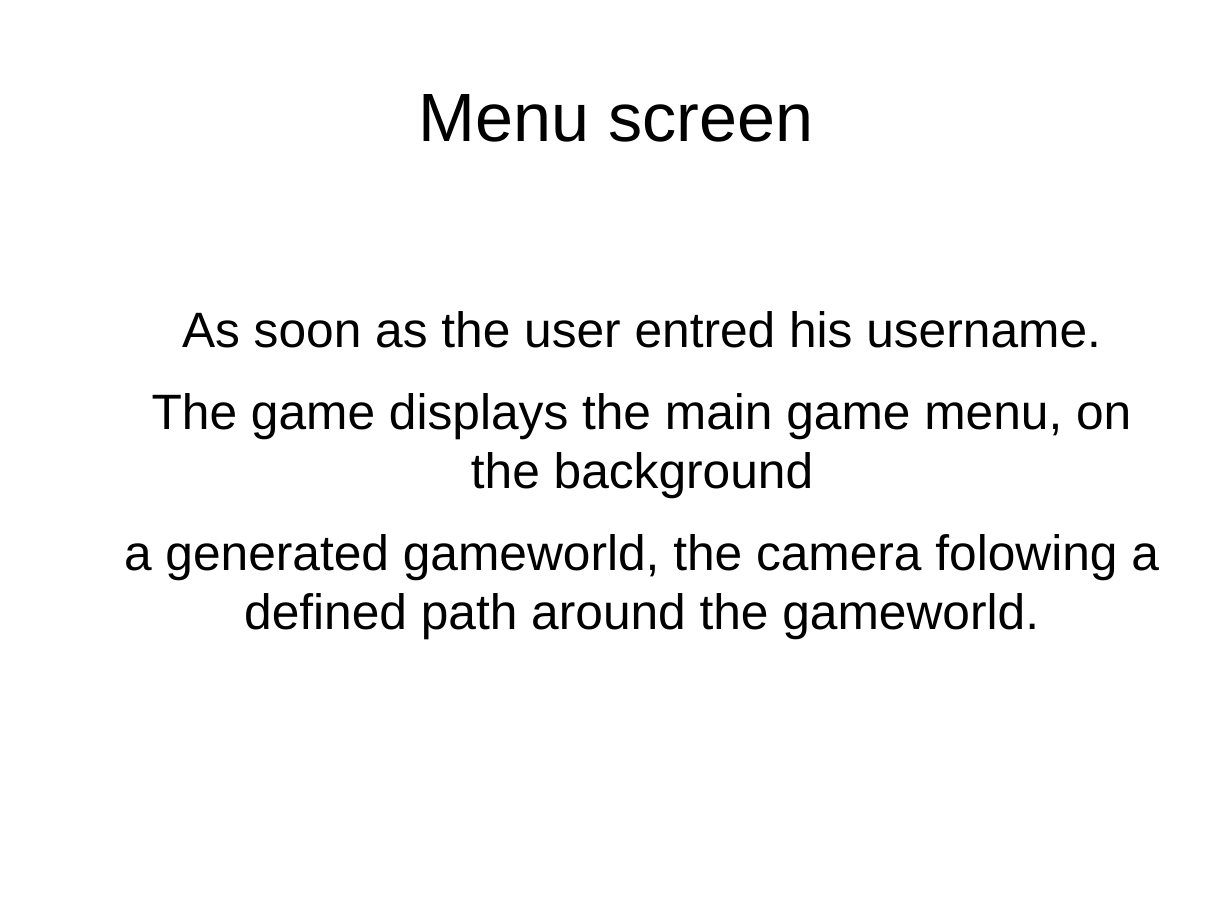
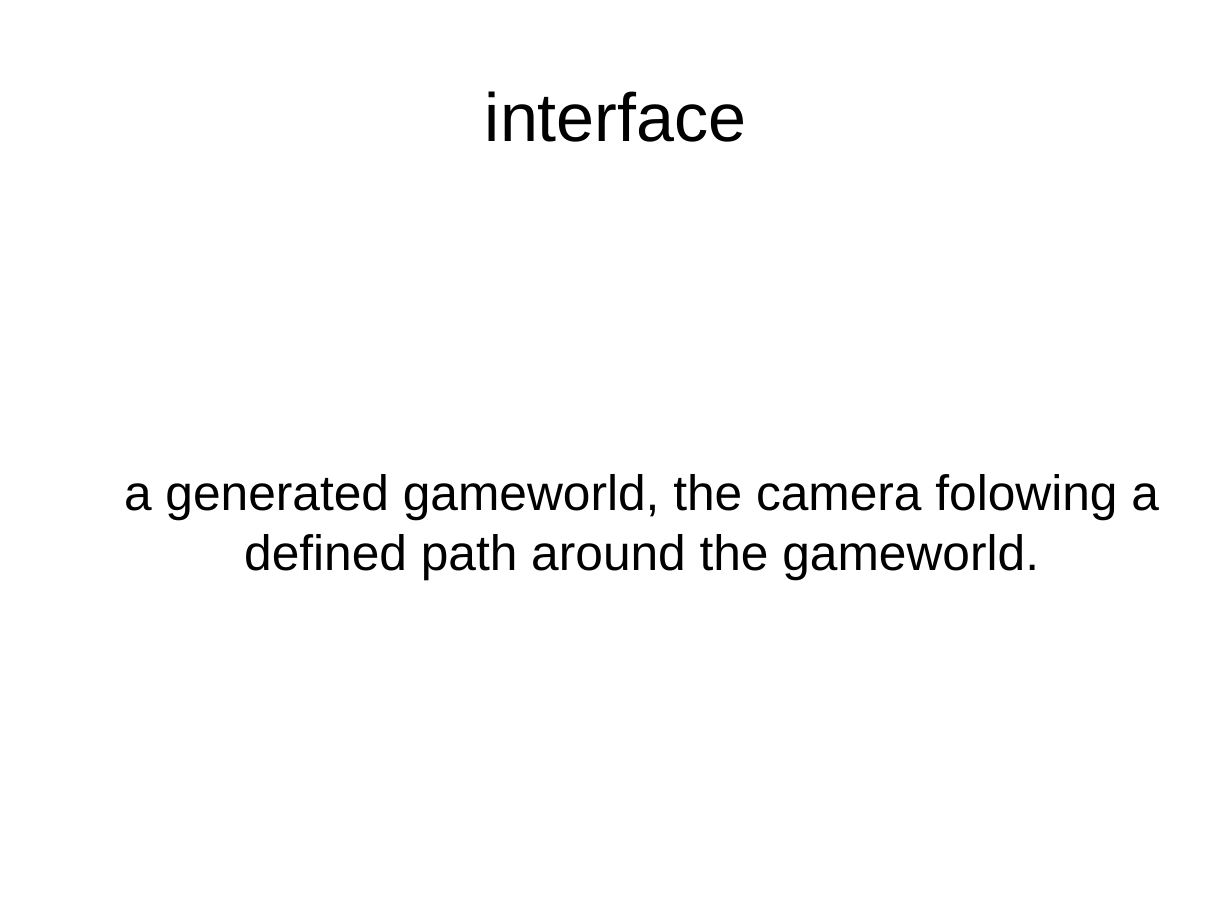
Before and after one commit to idolord/CryptDuel, a slide deck: slide 5 of documentation/interface CDC.odp. Drawn at 1232x924 pixels with LibreOffice and Linux fonts; fonts in the diff are those of the drawing. Boxes give left, top, right and bottom in pixels: in the first picture for what was removed or moved away, otherwise in the second. Text is boxed around its words. In the diff, an @@ line names an element or a change of style, - is before the commit and + after.

```diff
--- a/documentation/interface CDC.odp
+++ b/documentation/interface CDC.odp
@@ title at (485,91,747,142): text changed @@
-Menu screen
+interface
@@ text at (152,311,1131,498): paragraphs removed @@
-As soon as the user entred his username.
-The game displays the main game menu, on the background
```
Also in this commit, not shown: 8 other slides changed, 8 slides added.
